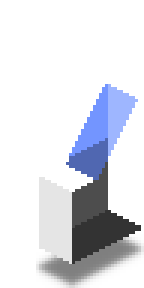
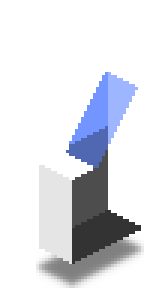
Revision of a layered 144 x 288 image; what changed, layer by layer:
moved "Roof" above "Beam", painted on it over 105, 72, 138, 99
renamed "Beam copy" to "Beam", painted on it over 66, 75, 105, 165
painted on "Glass 2" over 66, 72, 108, 159
painted on "Glass" over 63, 72, 138, 180
painted on "Cover" over 39, 150, 93, 192
painted on "Front" over 39, 165, 72, 192
painted on "Side" over 39, 126, 108, 171
